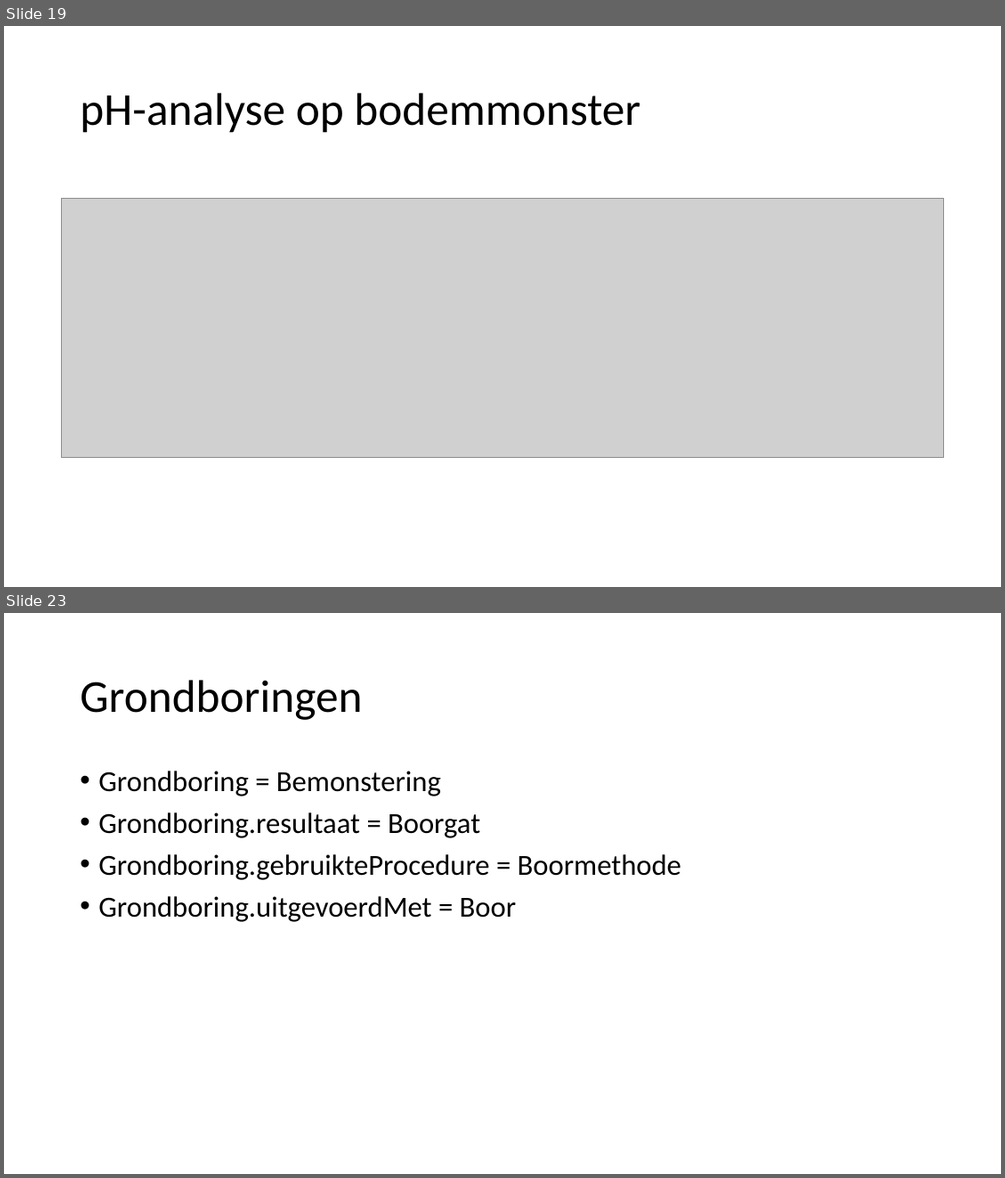
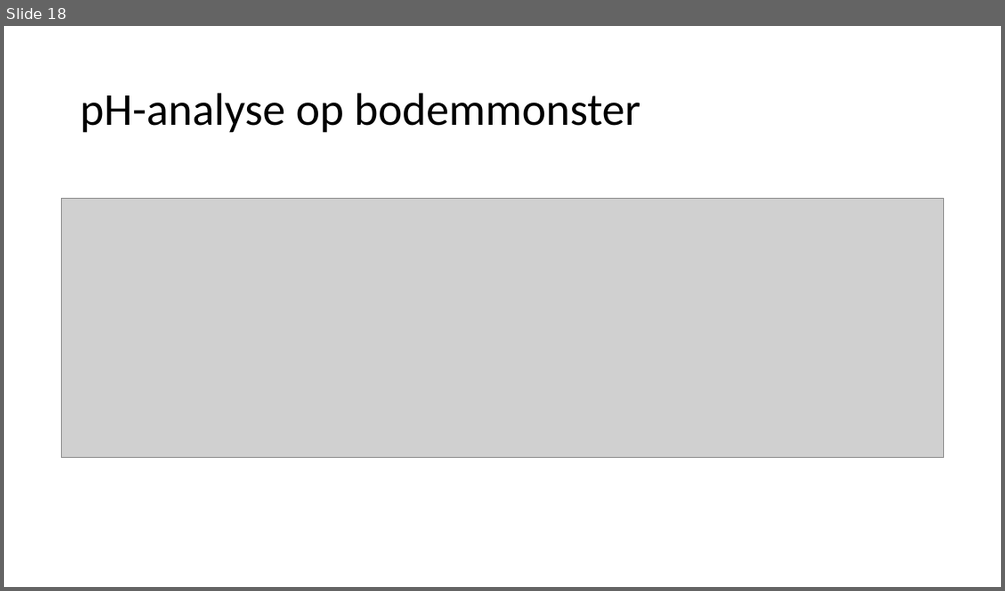
Before and after one commit to Informatievlaanderen/OSLOthema-bodemEnOndergrond, a slide deck: resources/consolidatie/WerkgroepConsolidatie20210531.pptx. Shown one above the other, each under a label of ours: slides 19 and 23 before the commit, slide 18 after it; the slides between them are not shown. The pictures are 1005x1178 and 1005x591 pixels, drawn with LibreOffice and Linux fonts; fonts in the diff are those of the drawing; grey boxes stand for pictures. Boxes give left, top, right and bottom in pixels: in the first picture for what was removed or moved away, otherwise in the second. Text is boxed around its words. In the diff, an @@ line names an element or a change of style, - is before the commit and + after.

```diff
--- a/resources/consolidatie/WerkgroepConsolidatie20210531.pptx
+++ b/resources/consolidatie/WerkgroepConsolidatie20210531.pptx
@@ slide 23 removed at [4, 613, 1001, 1174], background #FFFFFF @@
@@ title removed at [80, 680, 362, 720] @@
-Grondboringen
@@ text removed at [98, 771, 681, 922] @@
-• Grondboring = Bemonstering
-• Grondboring.resultaat = Boorgat
-• Grondboring.gebruikteProcedure = Boormethode
-• Grondboring.uitgevoerdMet = Boor
@@ what was slide 19 is now slide 18 @@
```
Also in this commit, not shown: 1 slide changed, 15 slides added, 4 other slides removed.
